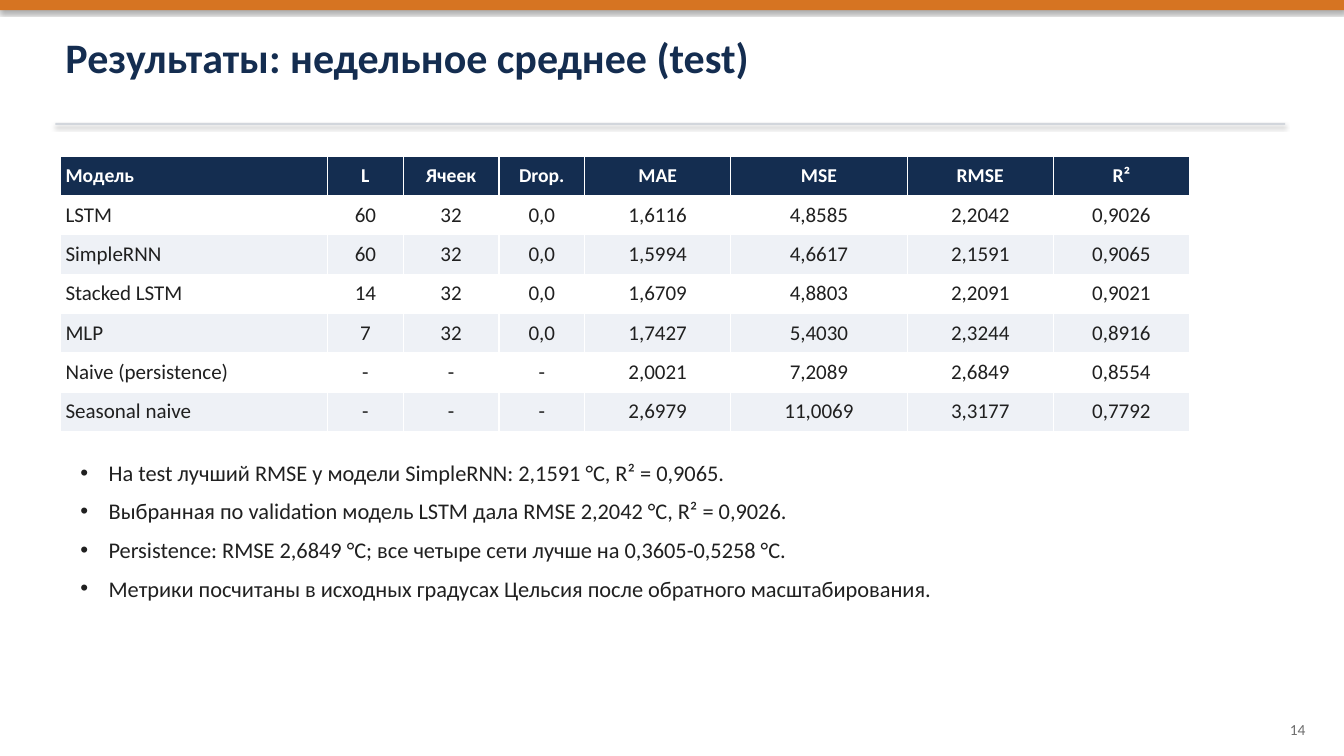
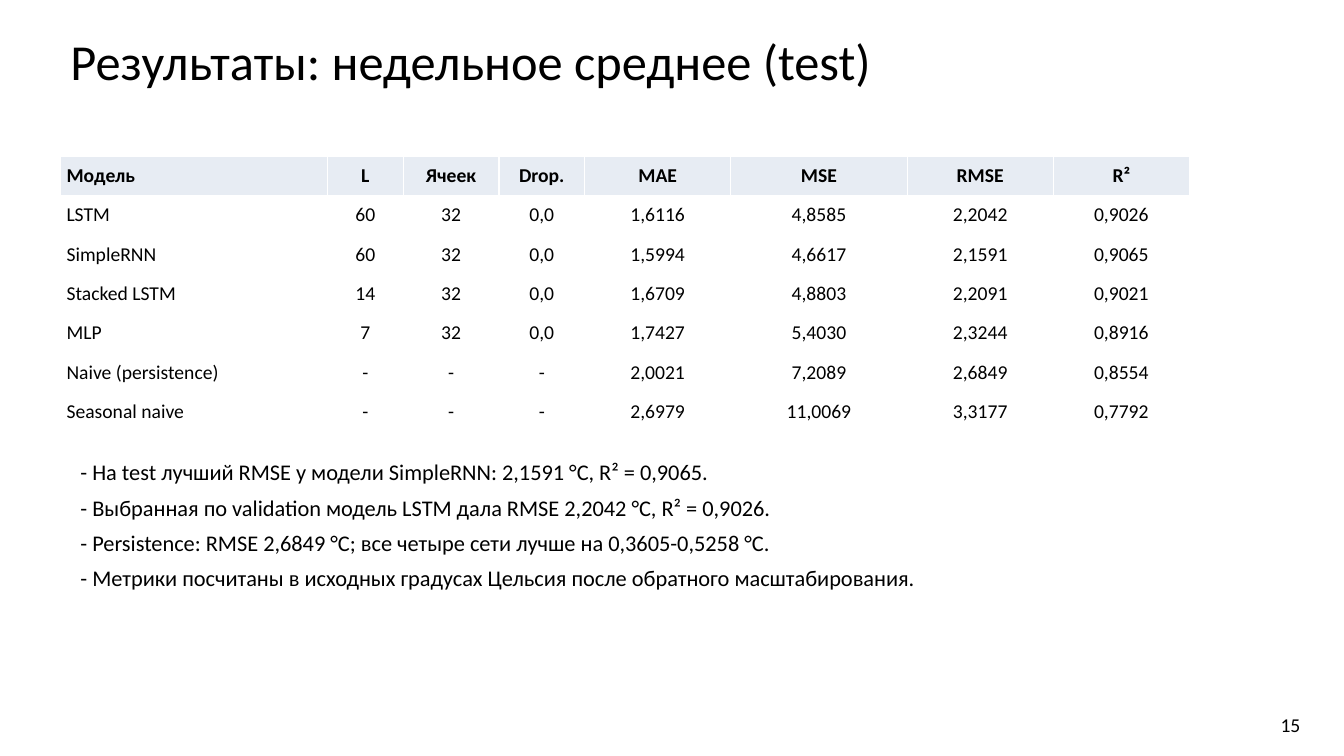
Before and after one commit to bigflyy/nn-uni, a slide deck: slide 15 of labs/lab2/nn-lab-2.pptx. Drawn at 1344x756 pixels with LibreOffice and Linux fonts; fonts in the diff are those of the drawing. Boxes give left, top, right and bottom in pixels: in the first picture for what was removed or moved away, otherwise in the second. Text is boxed around its words. In the diff, an @@ line names an element or a change of style, - is before the commit and + after.

```diff
--- a/labs/lab2/nn-lab-2.pptx
+++ b/labs/lab2/nn-lab-2.pptx
@@ rectangle removed at [0,0,1344,10] @@
@@ text "Результаты: недельное среднее (test)" at [70,43,871,89]: size 30 to 36 pt, text colour #142D50 to #000000, bold off @@
@@ rectangle removed at [55,123,1286,125] @@
@@ table at [60,156,1190,432] @@
@@ fill #142D50 to #E7ECF3 in row 1 @@
@@ fill #EEF1F6 to #FFFFFF in 24 cells @@
@@ text colour #FFFFFF to #000000 in "Модель", "L", "Ячеек", "Drop." and 4 more places @@
@@ size 15 to 14 pt, text colour #202020 to #000000 in "LSTM", "60", "32", "0,0" and 44 more places @@
@@ text at [92,462,915,590]: text changed; text colour #202020 to #000000 @@
-• На test лучший RMSE у модели SimpleRNN: 2,1591 °C, R² = 0,9065.
-• Выбранная по validation модель LSTM дала RMSE 2,2042 °C, R² = 0,9026.
-• Persistence: RMSE 2,6849 °C; все четыре сети лучше на 0,3605-0,5258 °C.
-• Метрики посчитаны в исходных градусах Цельсия после обратного масштабирования.
+- На test лучший RMSE у модели SimpleRNN: 2,1591 °C, R² = 0,9065.
+- Выбранная по validation модель LSTM дала RMSE 2,2042 °C, R² = 0,9026.
+- Persistence: RMSE 2,6849 °C; все четыре сети лучше на 0,3605-0,5258 °C.
+- Метрики посчитаны в исходных градусах Цельсия после обратного масштабирования.
@@ text at [1281,719,1301,732]: text changed; size 11 to 14 pt; text colour #6E6E6E to #000000 @@
-14
+15
```
Also in this commit, not shown: 20 other slides changed, 1 other file.
